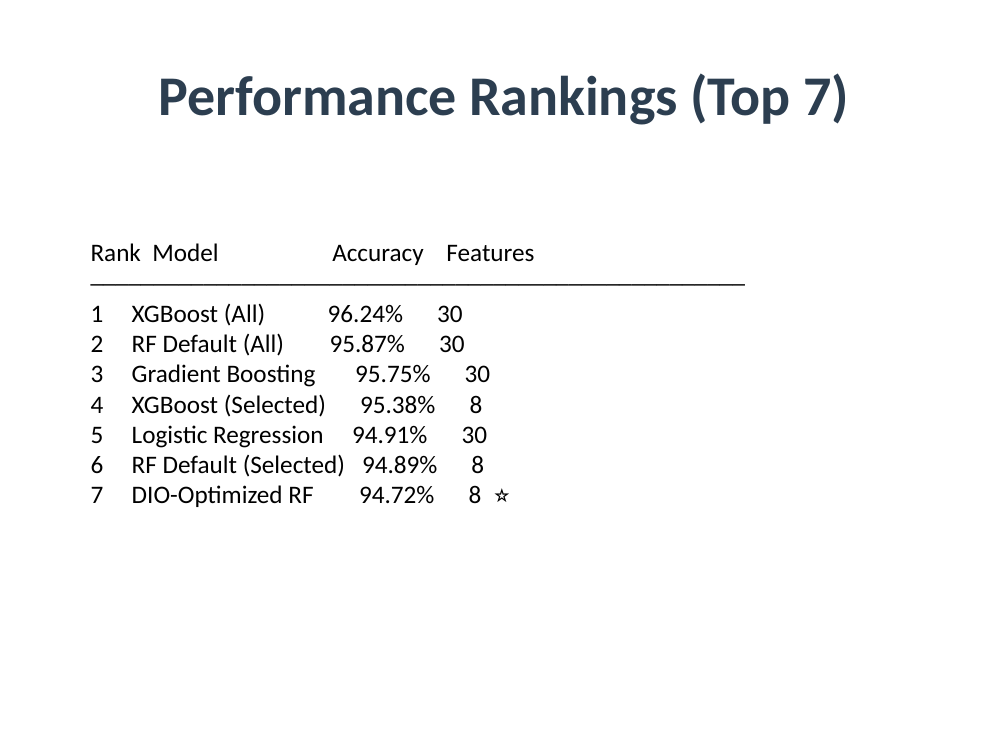
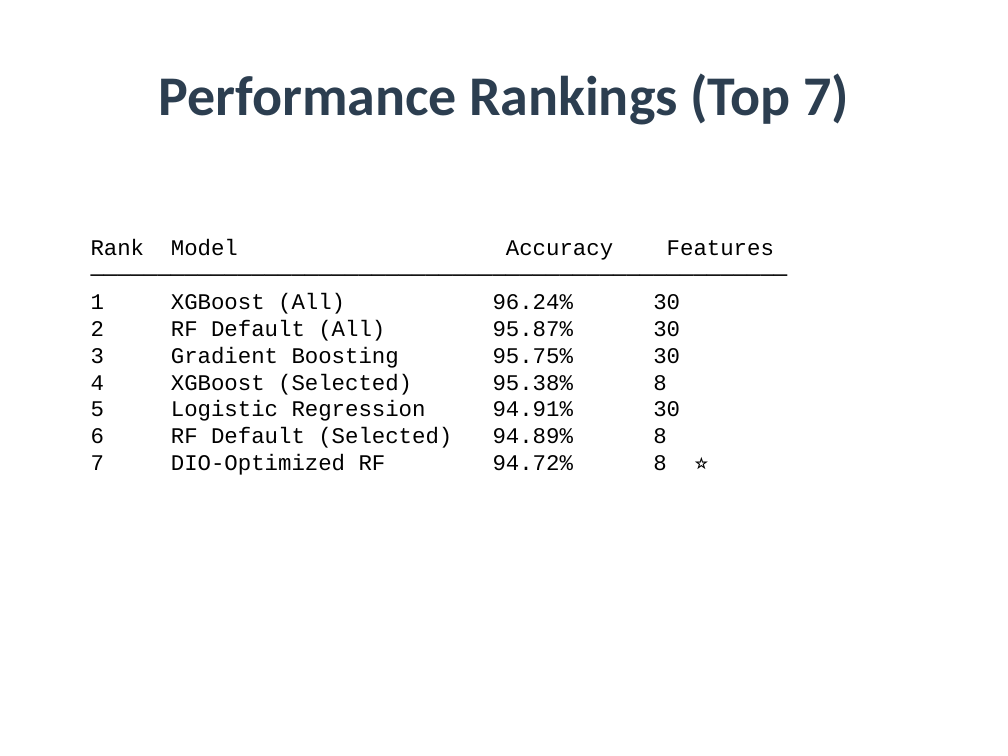
Before and after one commit to amine-dubs/dio-optimization, a slide deck: slide 12 of Presentation/DIO_Research_Presentation.pptx. Drawn at 1008x756 pixels with LibreOffice and Linux fonts; fonts in the diff are those of the drawing. Boxes give left, top, right and bottom in pixels: in the first picture for what was removed or moved away, otherwise in the second. Text is boxed around its words. In the diff, an @@ line names an element or a change of style, - is before the commit and + after.

Commit message:
Add optimization overfitting analysis to report and presentation
- Updated report.tex with new section explaining why DIO-optimized hyperparameters performed worse than defaults
- Identified root cause: single-split optimization (random_state=42) led to meta-overfitting
- Key insight: Feature selection (73% reduction) was the real contribution, NOT hyperparameter tuning
- Updated presentation slides to reflect this critical finding
- Moved CV recommendation to #1 priority in future work
- Enhanced limitations section with detailed explanation of optimization overfitting
- This is scientifically valuable finding - demonstrates importance of CV during optimization

```diff
--- a/Presentation/DIO_Research_Presentation.pptx
+++ b/Presentation/DIO_Research_Presentation.pptx
@@ text "Rank Model Accuracy Features ─────────────────────────────── ..." at (91, 239, 774, 475): size 18 to 16 pt, font Calibri to Courier New @@
```
Also in this commit, not shown: 8 other slides changed, 1 slide added, 1 slide removed, 3 other files.
